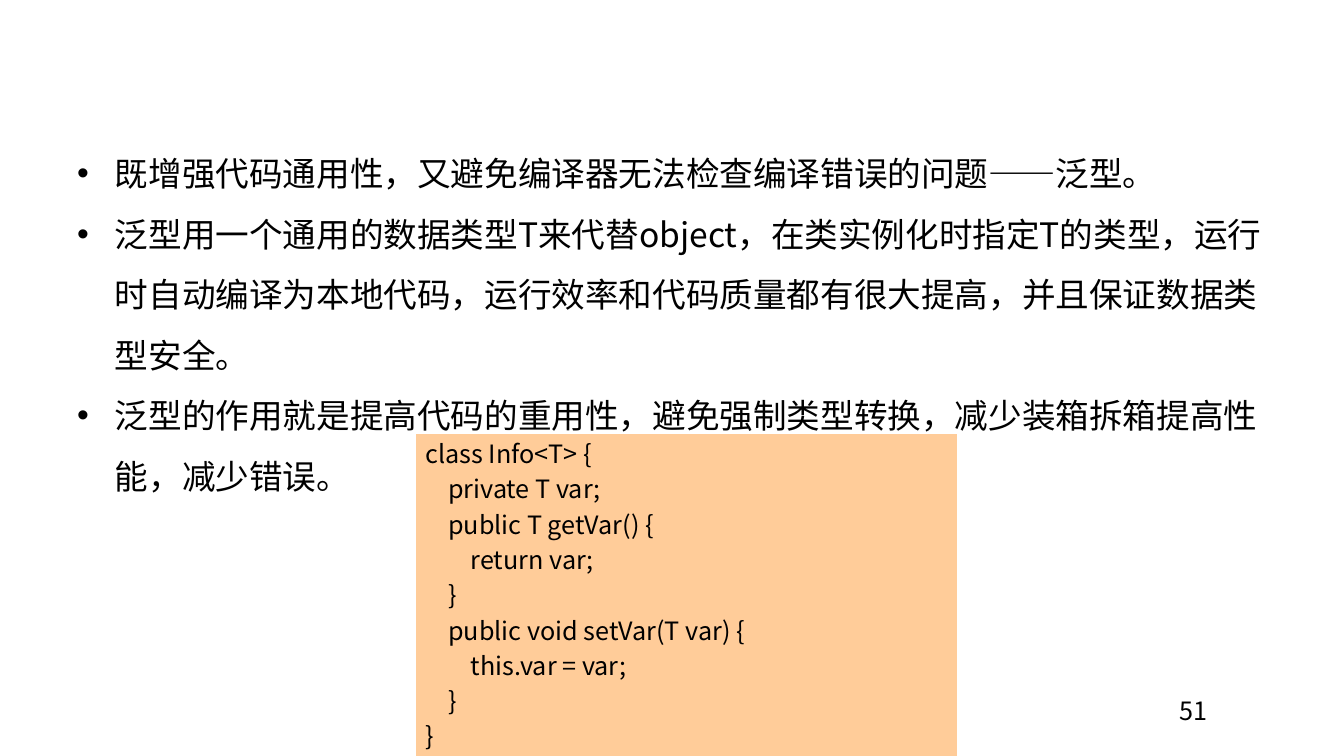
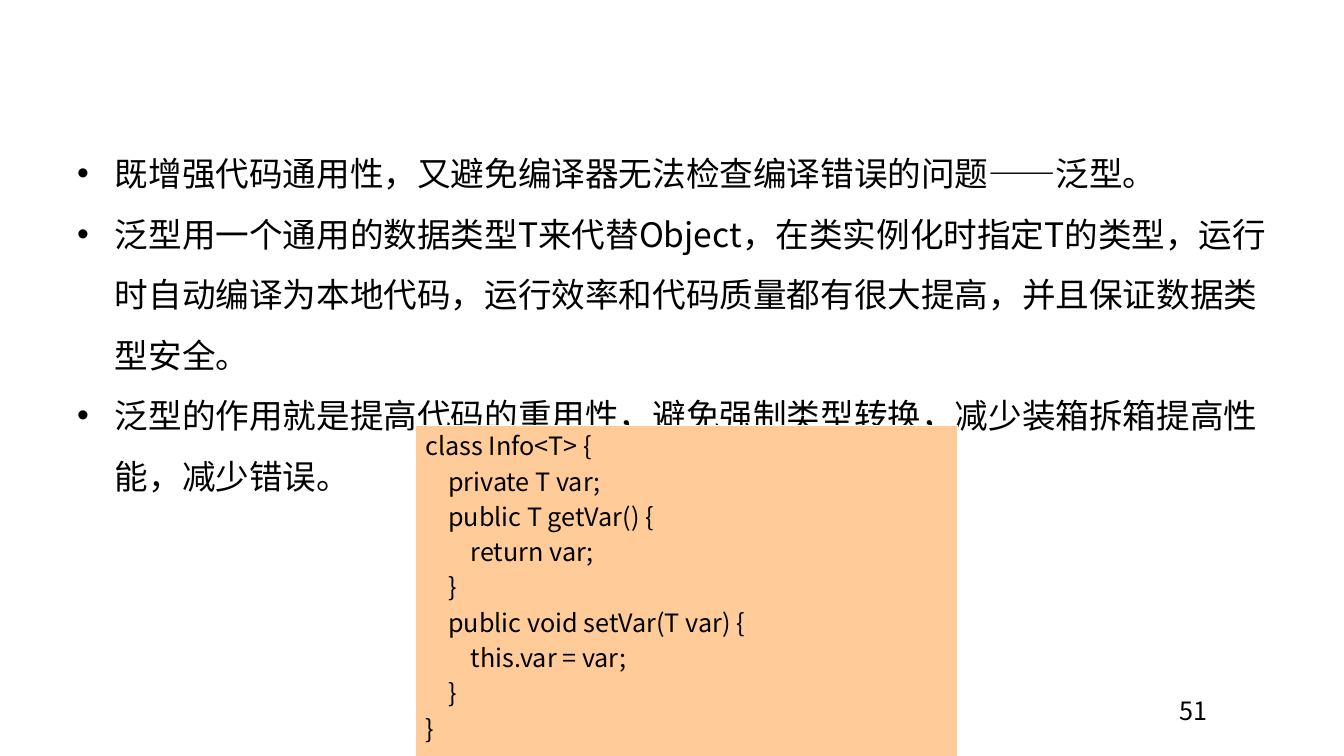
Before and after one commit to edu2act/course-JavaSE-Android, a slide deck: slide 51 of ch12/第12章 容器和泛型.pptx. Drawn at 1344x756 pixels with LibreOffice and Linux fonts; fonts in the diff are those of the drawing; background and template pictures are left out. Boxes give left, top, right and bottom in pixels: in the first picture for what was removed or moved away, otherwise in the second. Text is boxed around its words. In the diff, an @@ line names an element or a change of style, - is before the commit and + after.

```diff
--- a/ch12/第12章 容器和泛型.pptx
+++ b/ch12/第12章 容器和泛型.pptx
@@ text at bbox=[115, 218, 1266, 371]: text changed @@
-• 泛型用一个通用的数据类型T来代替object，在类实例化时指定T的类型，运行时自动编译为本地代码，运行效率和代码质量都有很大提高，并且保证数据类型安全。
+• 泛型用一个通用的数据类型T来代替Object，在类实例化时指定T的类型，运行时自动编译为本地代码，运行效率和代码质量都有很大提高，并且保证数据类型安全。
@@ rectangle "class Info<T> {": place and size @@
-rectangle "class Info<T> {" at bbox=[415, 434, 958, 756]
+rectangle "class Info<T> {" at bbox=[415, 425, 958, 756]
```
Also in this commit, not shown: 11 other slides changed, 21 other files.
